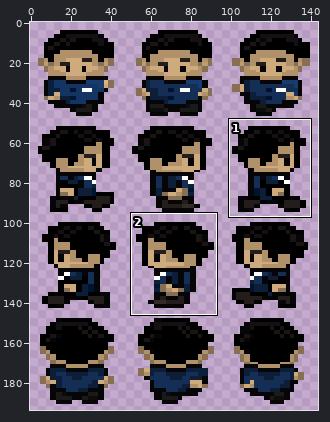
A sprite sheet gets an edit: img/characters/$Bryan-Sprite.png. Above, an overview of the earlier version with the close-up marked.
Close-up. The starting point:
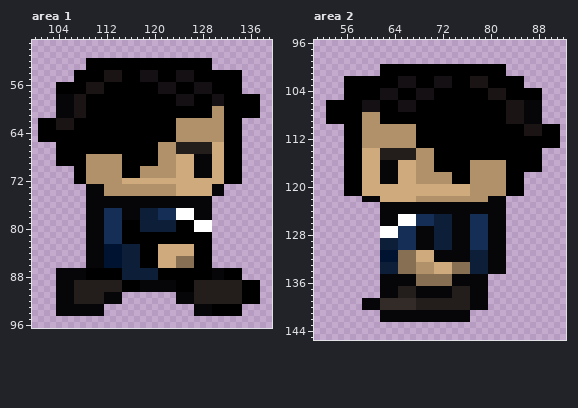
The file is 145x194 pixels. Colours within 5 levels of each other are drawn and written as one. Shown: area 1: x 100..139, y 49..96; area 2: x 51..92, y 96..145. The wide view leaves out empty margins. The commit also changed other parts of the picture, which this record leaves out.
After the commit:
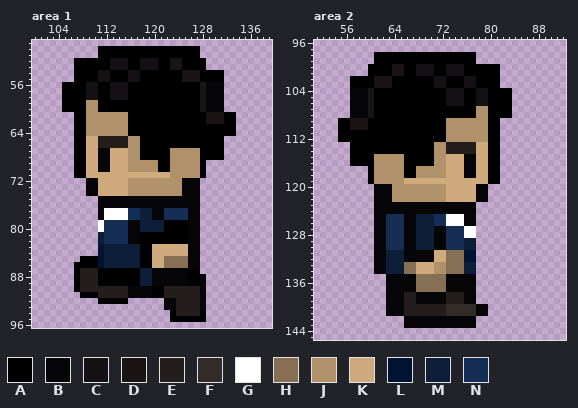
Palette (. is transparent): A #000000  B #060608  C #141013  D #1a1514  E #231e1c  F #322b28  G #ffffff  H #866f52  J #b1916a  K #cfaa7c  L #001330  M #0d1e38  N #142e56
What changed:
Area 1:
y 50..51: x 111..127 ................. -> AAAAAAAAAAAAAAAAA
y 52..53: x 107..108 .. -> AA; x 113..115 AAA -> CCC; x 118..120 AAA -> CCC; x 123..124 AA -> DD; x 129 A -> .
y 54..55: x 111..114 ADDD -> CCAA; x 116..120 AACCC -> CCAAA; x 124..127 CCCA -> ADDD; x 132..134 AAA -> ...
y 56..57: x 104 A -> .; x 109..111 DDD -> CCA; x 113..115 AAA -> CCC; x 121..123 CCC -> AAA; x 127..134 CCCAAAAA -> ADBBB...
y 58: x 104..110 BBBDDAA -> .AAAACC; x 113..115 AAA -> CCC; x 124..126 CCC -> AAA; x 128..137 AACCAAAAAA -> DBBB......
y 59: x 104..110 BBBDDAA -> .AAAAJJ; x 124..126 CCC -> AAA; x 128..137 AACCAAAAAA -> DBBB......
y 60: x 104..110 BBBDDAA -> .AAAAJJ; x 128..137 AAJJAAAAAA -> DBBB......
y 61: x 104..115 BBBDDAAAAAAA -> ...AAJJJJJJJ; x 129..131 AJJ -> DDD; x 134..137 AAAA -> ....
y 62: x 101..106 AAADDD -> ......; x 109..115 AAAAAAA -> JJJJJJJ; x 124..131 JJJJJJJJ -> AAAAADDD; x 134 A -> .
y 63: x 101..106 AAADDD -> ......; x 109..115 AAAAAAA -> JJJJJJJ; x 124..131 JJJJJJJJ -> AAAAAAAA; x 134 A -> .
y 64: x 101..106 AAAAAA -> ......; x 109..115 AAAAAAA -> JJJJJJJ; x 124..131 JJJJJJJJ -> AAAAAAAA; x 134 A -> .
y 65: x 101..106 AAAAAA -> ......; x 109..117 AAAAAAAAA -> KKEEEEEJJ; x 124..134 JJJJJJJJAAA -> AAAAAAAA...
y 66: x 104..106 AAA -> ...; x 109..117 AAAAAAAAA -> KKEEEEEJJ; x 121..134 JJJEEEEEEKKAAA -> AAAAAAAAAAA...
y 67: x 104..106 AAA -> ...; x 109..117 AAAAAAAAA -> KKBBKKKJJ; x 121..122 JJ -> AA; x 124..134 EEEEEEKKAAA -> JJJJAAAA...
y 68: x 104..106 AAA -> ...; x 109..117 JJJJJJAAA -> KKBBKKKJJ; x 121..122 JJ -> AA; x 124..134 KKKBBBKKAAA -> JJJJAAAA...
y 69: x 104..106 AAA -> ...; x 109..122 JJJJJJAAAAAAJJ -> KKBBKKKJJJJJAA; x 124..134 KKKBBBKKAAA -> JJJJA......
y 70: x 109..117 JJJJJJAAA -> KKBBKKKJJ; x 121..122 JJ -> AA; x 124..134 KKKBBBKKAAA -> JJJJA......
y 71: x 109..122 JJJJJJAAAJJJJJ -> KKKKKKKKKKKKKK; x 124..134 KKKBBBKKAAA -> JJJJA......
y 72: x 107..114 AAJJJJJJ -> ..BBKKKK; x 116..134 KKKKKKKKKKKKKKKKAAA -> JJJJJJJJJBBB.......
y 73..74: x 111..115 BJJJJ -> KKKKK; x 124..131 KKKKKKBB -> JBBB....
y 75..76: x 109..110 BB -> ..; x 128..129 BB -> ..
y 77..78: x 109..110 BB -> ..; x 112..117 NNNBBB -> GGGGNN; x 120..121 MN -> BB; x 124..126 GGG -> NNB; x 128..129 BB -> ..
y 79..80: x 109..111 BBB -> ..G; x 115..117 AAA -> NBB; x 122..123 MM -> AA; x 126..129 AGGG -> BB..
y 81..82: x 109..111 BBB -> ..M; x 115..117 AAA -> NBB; x 126..129 AAAA -> BB..
y 83..84: x 109..114 BBBLLL -> ..LMMM; x 120 A -> K; x 126..129 KAAA -> BB..
y 85: x 108..114 .BBBLLL -> AAALMMM; x 120 A -> K; x 122..123 KK -> HH; x 126..129 HAAA -> BB..
y 86: x 107..114 ..BBBLLL -> AAAALMMM; x 120 A -> K; x 122..123 KK -> HH; x 126..129 HAAA -> BB..
y 87: x 104..110 BBBBBAA -> ...AEEE; x 115..117 MMM -> AAA; x 120..125 MAAAAA -> BBBBBB; x 128..134 AABBAAA -> .......
y 88: x 104..110 BBBBBAA -> ...AEEE; x 115..117 MMM -> AAA; x 120..125 MAAAAA -> BBBBBB; x 128..134 AABBAAA -> B......
y 89: x 104..107 BBBE -> ...A; x 111..114 EEEE -> AAAA; x 118..119 BB -> MM; x 124..125 AA -> BB; x 127..137 EEEEEEEEAAA -> AB.........
y 90: x 104..107 BBBE -> ...A; x 115..117 AAA -> EBB; x 120..126 BBBBAAA -> AAEEEEE; x 128..137 EEEEEEEAAA -> B.........
y 91: x 104..110 BBBEEEE -> ....AAA; x 112..126 BBB.........BBB -> EEEEBBBBAAEEEEE; x 128..137 EEEEEEEAAA -> B.........
y 92: x 104..115 BBBEEEEEBBB. -> .......AAAAA; x 122..126 ..BBB -> BBEEE; x 128..137 EEEEEEEAAA -> B.........
y 93: x 104..111 BBBBBBBB -> ........; x 122..127 .....B -> BBEEEE; x 129..134 BAAAAA -> ......
y 94: x 104..111 BBBBBBBB -> ........; x 123..134 ....BBBAAAAA -> AEEEEA......
y 95: x 123..128 ...... -> AAAAAA
Area 2:
y 98..99: x 61..77 ................. -> AAAAAAAAAAAAAAAAA
y 100..101: x 60..61 .. -> AA; x 64..65 AA -> DD; x 68..70 AAA -> CCC; x 73..75 AAA -> CCC; x 82 A -> .
y 102..103: x 56 A -> .; x 61..63 AAA -> DDD; x 65..67 CCC -> AAA; x 73 C -> A; x 76..79 ADDD -> CCAA; x 82..85 AAAA -> ....
y 104..105: x 56..60 AAAAA -> .BBBD; x 62..64 CCC -> AAA; x 68..70 CCC -> AAA; x 73..75 AAA -> CCC; x 78..82 AADDD -> CCAAA; x 84..88 AAAAA -> .....
y 106: x 53..61 AAAAAACCC -> ....BBBDA; x 65..67 CCC -> AAA; x 73..75 AAA -> CCC; x 78..79 AA -> CC; x 83..88 DDDBBB -> A.....
y 107: x 53..61 AAAAAACCC -> ....BBBDA; x 65..67 CCC -> AAA; x 78..79 AA -> JJ; x 83..88 DDDBBB -> A.....
y 108: x 53..61 AAAAAAJJJ -> ....BBBDA; x 78..79 AA -> JJ; x 83..88 DDDBBB -> A.....
y 109: x 53..54 AA -> ..; x 57..61 AAJJJ -> DDDAA; x 73..79 AAAAAAA -> JJJJJJJ; x 82..88 ADDDBBB -> .......
y 110: x 55 . -> A; x 57..67 AAJJJJJJJJJ -> DDDAAAAAAAA; x 73..79 AAAAAAA -> JJJJJJJ; x 82..91 AAAADDDAAA -> ..........
y 111: x 55 . -> A; x 59..67 JJJJJJJJJ -> AAAAAAAAA; x 73..79 AAAAAAA -> JJJJJJJ; x 82..91 AAAADDDAAA -> ..........
y 112: x 55 . -> A; x 59..67 JJJJJJJJJ -> AAAAAAAAA; x 73..79 AAAAAAA -> JJJJJJJ; x 82..91 AAAAAAAAAA -> ..........
y 113: x 56 A -> .; x 59..67 JJJJJJJJJ -> AAAAAAAAA; x 71..79 AAAAAAAAA -> JJEEEEEKK; x 82..91 AAAAAAAAAA -> ..........
y 114: x 56 A -> .; x 59..79 KKKEEEEEEJJJAAAAAAAAA -> AAAAAAAAAAAAJJEEEEEKK; x 82..88 AAAAAAA -> .......
y 115: x 56 A -> .; x 59..79 KKKEEEEEEJJJAAAAAAAAA -> AAJJJJJAAAAAJJKKKBBKK; x 82..88 AAAAAAA -> .......
y 116: x 56 A -> .; x 59..88 KKKBBBKKKJJJAAAAAAJJJJJJAAAAAA -> AAJJJJJAAAAAJJKKKBBKKAA.......
y 117: x 56..67 AAAKKKBBBKKK -> ....AJJJJJAA; x 71..88 AAAAAAJJJJJJAAAAAA -> JJKKKBBKKAA.......
y 118: x 56..67 AAAKKKBBBKKK -> ....AJJJJJAA; x 73..85 JAAAJJJJJJAAA -> KKKBBKKAA....
y 119: x 56..65 AAAKKKBBBK -> ....AJJJJJ; x 68..85 JJJJJJAAAJJJJJJAAA -> KKKKKKKKKKKKAA....
y 120..121: x 56..72 AAAKKKKKKKKKKKKKK -> .....BBBJJJJJJJJJ; x 77..85 JJJJJJAAA -> KBB......
y 122: x 59..60 BB -> ..; x 62..67 KKKKKK -> BBJJJJ; x 73..82 JJJJJJJBBB -> KKKKKBB...
y 123..124: x 61 . -> B; x 78..82 BBBBB -> .....
y 125..126: x 61 . -> B; x 63..75 BBGGGNNNMMMBB -> NNNBBMMMNNGGG; x 77..82 NNNBBB -> B.....
y 127..128: x 61..64 .GGG -> BBNN; x 66..82 NNBBBMMMBBBNNNBBB -> BBMMMBBNNNGG.....
y 129..130: x 61..64 .MMM -> BBNN; x 66..82 NNBBBMMMBBBNNNBBB -> BBMMMBBNNNMM.....
y 131..132: x 61..82 .LLLHHHKKKBBBBBBMMMBBB -> BBMMMBBBBBKKHHHLL.....
y 133..134: x 61..62 .M -> BB; x 65 H -> M; x 68..73 JJJKKK -> KKKJJH; x 76 H -> M; x 78..82 MMBBB -> .....
y 135..136: x 62 B -> .; x 73 H -> B; x 78..79 BB -> ..
y 137: x 62 B -> .; x 65..72 EEEBBBBB -> BBBHHHHH; x 74..76 EEE -> BBB; x 78..79 BB -> ..
y 138: x 62 B -> .; x 65 E -> B; x 73 B -> E; x 76 E -> B; x 78..79 BB -> ..
y 139: x 59..72 BBBFFFFFFEEEEE -> ....BBBEEBBBBB; x 76 E -> B; x 78..79 BB -> ..
y 140: x 59..67 BBBFFFFFF -> ....BBBEE; x 73..77 EEEEB -> FFFFF
y 141: x 62 B -> .; x 66..79 BBBBBBBBBBB... -> EEEEEEEFFFFFBB
y 142: x 62..65 BBBB -> ....; x 77 . -> B
y 143: x 66..77 ............ -> BBBBBBBBBBBB
Where, in picture pixels (left, top, right, bottom), the same in both close-ups:
changed: (38, 46, 260, 322)
changed: (326, 52, 560, 328)
